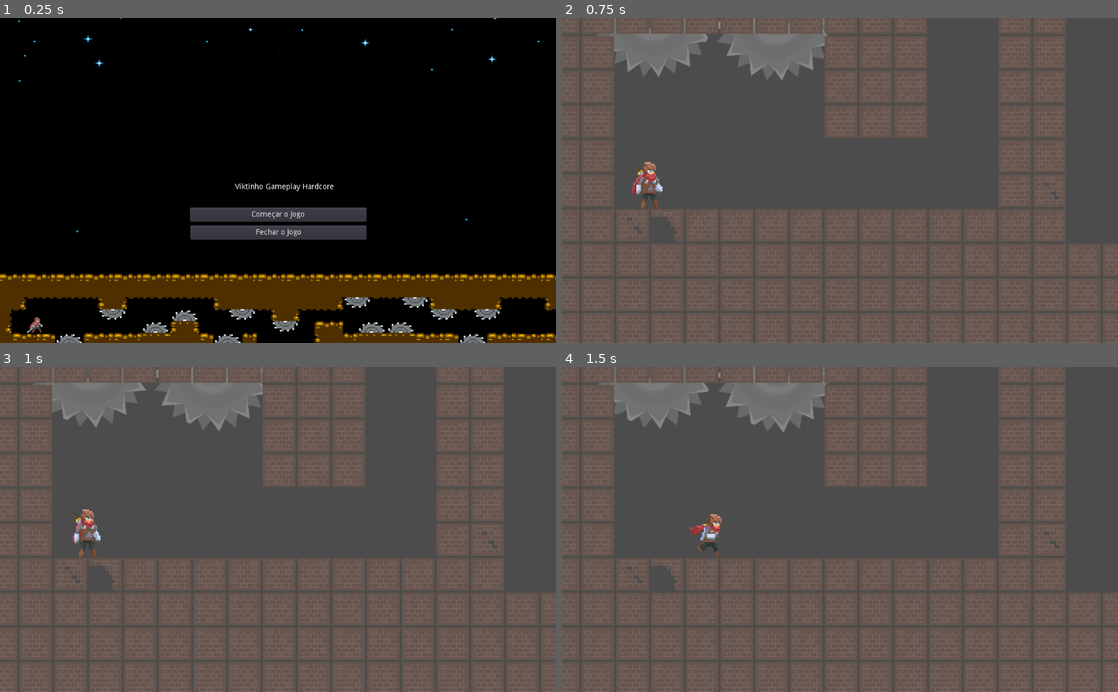
Above: before the commit, frames 1-4 (two rows, left to right).
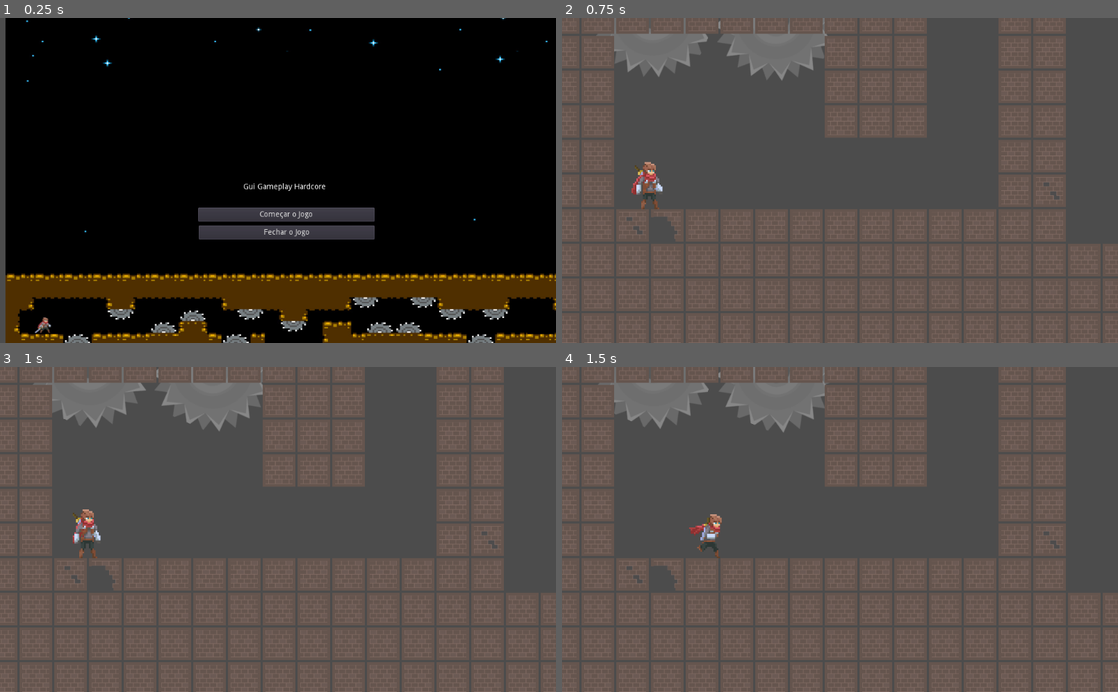
Above: after the commit, the same moments.

Repository: xgandrade/jogoGodot
Game: Godot game, scene res://Scenes/StartMenu.tscn
Same seed, same stepped clock (60 frames per second), same inputs: the game is played once before the commit and once after it.
Inputs:
- Up to frame 1 (0.25 s): no input
- Up to frame 2 (0.75 s): click "Começar o Jogo" at 0.5 s
- Up to frame 3 (1 s): no input
- Up to frame 4 (1.5 s): hold Right (Right) from 1.28 s (still down)

The runs differ from the first frame. In frame 1, 6.9% of the frame differs, in the area x 0-100%, y 0-100%; in frame 2, nothing differs; in frame 3, nothing differs; in frame 4, nothing differs.

Commit message:
Alterado título

Diff:
--- a/projeto/Scenes/StartMenu.tscn
+++ b/projeto/Scenes/StartMenu.tscn
@@ -2,7 +2,6 @@
 
 [ext_resource path="res://Scenes/StartMenu.gd" type="Script" id=1]
 [ext_resource path="res://Background/LogoNew.jpeg" type="Texture" id=2]
-
 
 [sub_resource type="AnimatedTexture" id=1]
 
@@ -19,15 +18,15 @@
 margin_bottom = 24.0
 
 [node name="Menu" type="VBoxContainer" parent="CenterContainer"]
-margin_left = 433.0
+margin_left = 448.0
 margin_top = 305.0
-margin_right = 615.0
+margin_right = 600.0
 margin_bottom = 319.0
 
 [node name="Titulo" type="Label" parent="CenterContainer/Menu"]
-margin_right = 182.0
+margin_right = 152.0
 margin_bottom = 14.0
-text = "Viktinho Gameplay Hardcore"
+text = "Gui Gameplay Hardcore"
 
 [node name="Sprite" type="Sprite" parent="CenterContainer/Menu/Titulo"]
 pause_mode = 2
--- a/projeto/project.godot
+++ b/projeto/project.godot
@@ -15,7 +15,7 @@
 
 [application]
 
-config/name="MeatBoy"
+config/name="Ninja of maze"
 run/main_scene="res://Scenes/StartMenu.tscn"
 config/icon="res://icon.png"
 
